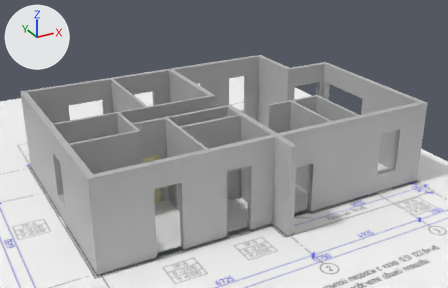
One commit to the Blender file Vlad/plan.blend: the scene before it, then after it.
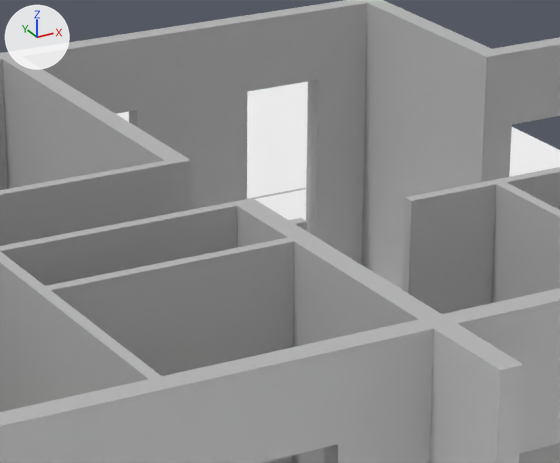
The first picture shows the older version from a 50 mm lens placed at (-11.13, -21.36, 12.05), pointed at (0.04, -1.05, 1.89). The close-ups show both versions on the part from 38% to 68% of the width and 19% to 59% of the height of that picture; other places that the commit changed are outside them. The axes (+X, +Y, +Z) are drawn at upper left. The lights are the same throughout.

Script lines for the objects in view, before the commit:
```python
me_plan = bpy.data.meshes.new('plan')
me_plan.from_pydata(...)  # 4 vertices, 1 face; spans x -0.354..0.354, y -0.5..0.5, z 0.0
me_plan.materials.append(mat_plan)  # picture img_plan_jpg
me_plane = bpy.data.meshes.new('Plane')
me_plane.from_pydata(...)  # 1092 vertices, 1119 faces; spans x -0.12..13.96, y -10.24..0.12, z 0.0..3.5
me_plane.materials.append(mat_бетон)  # grey #bababa
ob_plan = bpy.data.objects.new('plan', me_plan)
ob_plan.location = (0.0, 0.0, -0.04)
ob_plan.scale = (28.7, 28.7, 28.7)
ob_стены = bpy.data.objects.new('стены', me_plane)
ob_стены.location = (-6.495, 4.639, 0.0)
```
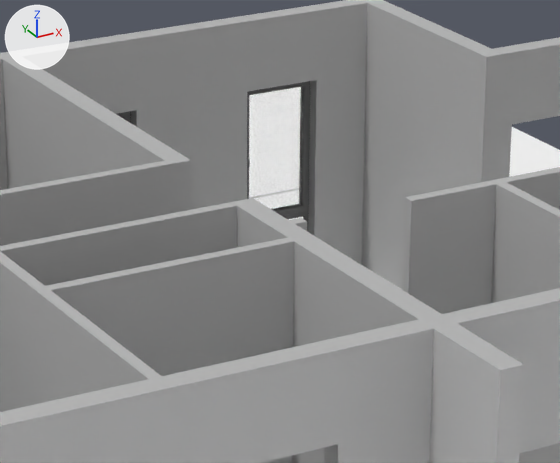
Boxes (x1, y1, x2, y2) around the edits, measured in the close-ups (560 x 463 px):
'открывающаяся рама.007', added: after (247, 81, 310, 216)
    faces in mat_стекло: (249, 86, 303, 210)
    faces in mat_цвет_пластика (dark grey #656565): (247, 81, 310, 216)
'окно глухое.003', added: after (284, 212, 309, 232)
'рама неподвижная с резинкой.005', added: after (282, 92, 310, 217)
'открывающаяся рама.004', added: after (117, 112, 130, 122)
'plan', unchanged, covered by the edit: before (117, 81, 560, 220); after (509, 127, 560, 177)

Edits to the bpy script that builds the scene:
```text
Add mat_стекло:
    mat_стекло = bpy.data.materials.new('стекло')
    # nodes: BsdfAnisotropic, BsdfGlass, LayerWeight, MixShader, OutputMaterial
    # colours: white #ffffff
Add ob_петля_верх_007:
    ob_петля_верх_007 = bpy.data.objects.new('петля верх.007', me_vert_035)  # 64 vertices, 50 faces; spans x -0.0064..0.0064, y 0.001..0.0139, z -0.0292..0.0286; in mat_цвет_пластика (dark grey #656565)
    ob_петля_верх_007.parent = ob_рама_неподвижная_с_резинкой_005
    ob_петля_верх_007.location = (5.179, -4.514, 2.277)
Add ob_рама_неподвижная_с_резинкой_005:
    ob_рама_неподвижная_с_резинкой_005 = bpy.data.objects.new('рама неподвижная с резинкой.005', me_vert_032)  # 128 vertices, 128 faces; spans x -0.49..0.49, y -0.03..0.04, z 0.0..1.8; in mat_цвет_пластика (dark grey #656565), mat_уплотнения (black #222222)
    ob_рама_неподвижная_с_резинкой_005.location = (3.904, 4.712, 0.81)
    ob_рама_неподвижная_с_резинкой_005.rotation_euler = (0.0, 0.0, -3.142)  # degrees (0, 0, -180)
Add ob_петля__низ_007:
    ob_петля__низ_007 = bpy.data.objects.new('петля. низ.007', me_vert_035.copy())
    ob_петля__низ_007.parent = ob_рама_неподвижная_с_резинкой_005
    ob_петля__низ_007.location = (5.179, -4.514, 1.08)
Add ob_ручка_вращ_007:
    ob_ручка_вращ_007 = bpy.data.objects.new('ручка вращ.007', me_circle_013)  # 290 vertices, 277 faces; spans x -0.0131..0.0131, y -0.0776..0.0615, z -0.0245..0.0278; in mat_цвет_пластика (dark grey #656565)
    ob_ручка_вращ_007.parent = ob_ручка_007
    ob_ручка_вращ_007.location = (6.09, -4.449, 1.661)
    ob_ручка_вращ_007.rotation_euler = (1.571, 0.0, 0.0)  # degrees (90, 0, 0)
Add ob_ручка_007:
    ob_ручка_007 = bpy.data.objects.new('ручка.007', me_circle_012)  # 72 vertices, 56 faces; spans x -0.0145..0.0145, y -0.035..0.035, z -0.0132..0.005; in mat_цвет_пластика (dark grey #656565)
    ob_ручка_007.parent = ob_открывающаяся_рама_007
    ob_ручка_007.location = (6.09, -4.49, 1.71)
    ob_ручка_007.rotation_euler = (1.571, 0.0, 0.0)  # degrees (90, 0, 0)
Add ob_открывающаяся_рама_007:
    ob_открывающаяся_рама_007 = bpy.data.objects.new('открывающаяся рама.007', me_vert_033)  # 344 vertices, 342 faces; spans x 0.01..0.94, y -0.05..0.02, z -1.47..0.28; in mat_цвет_пластика (dark grey #656565), mat_уплотнения (black #222222)
    ob_открывающаяся_рама_007.parent = ob_рама_неподвижная_с_резинкой_005
    ob_открывающаяся_рама_007.location = (5.179, -4.514, 2.305)
Add ob_окно_глухое_003:
    ob_окно_глухое_003 = bpy.data.objects.new('окно глухое.003', me_vert_031)  # 192 vertices, 190 faces; spans x -0.495..0.495, y -0.031..0.038, z -0.443..0.367; in mat_цвет_пластика (dark grey #656565), mat_уплотнения (black #222222)
    ob_окно_глухое_003.location = (3.904, 4.708, 0.443)
    ob_окно_глухое_003.rotation_euler = (0.0, 0.0, 3.142)  # degrees (0, 0, 180)
Add ob_открывающаяся_рама_004:
    ob_открывающаяся_рама_004 = bpy.data.objects.new('открывающаяся рама.004', me_vert_033.copy())
    ob_открывающаяся_рама_004.parent = ob_рама_неподвижная_с_резинкой_004
    ob_открывающаяся_рама_004.location = (5.179, -4.514, 2.305)
Add ob_рама_неподвижная_с_резинкой_004:
    ob_рама_неподвижная_с_резинкой_004 = bpy.data.objects.new('рама неподвижная с резинкой.004', me_vert_032.copy())
    ob_рама_неподвижная_с_резинкой_004.location = (1.38, 4.712, 0.81)
    ob_рама_неподвижная_с_резинкой_004.rotation_euler = (0.0, 0.0, -3.142)  # degrees (0, 0, -180)
```
